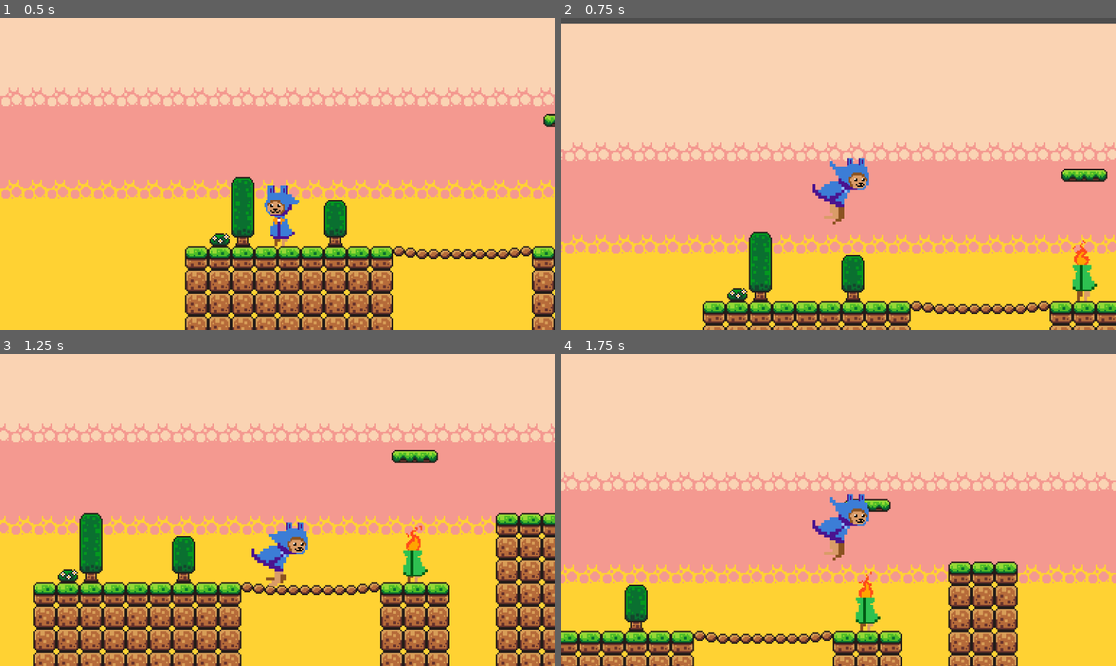
Above: before the commit, frames 1-4 (two rows, left to right).
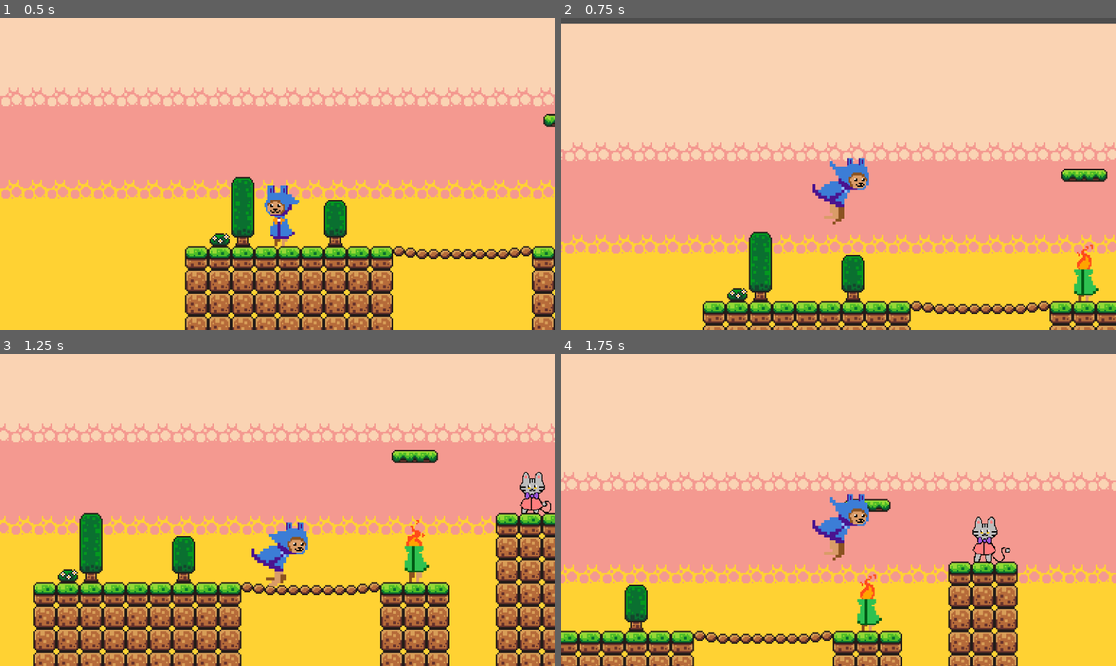
Above: after the commit, the same moments.

Repository: JamLynDul/build-for-the-unseen
Game: Godot game, scene res://scenes/game.tscn
Two runs of this game, one before a commit and one after it. Both use one fixed random seed, a clock stepped at 60 frames per second and the inputs below.
Inputs:
- Up to frame 1 (0.5 s): no input
- Up to frame 2 (0.75 s): tap Enter (ui_accept) at 0.5 s; hold Right (ui_right) from 0.53 s (still down)
- Up to frame 3 (1.25 s): keep holding Right (ui_right); tap Enter (ui_accept) at 0.77 s
- Up to frame 4 (1.75 s): keep holding Right (ui_right); tap Enter (ui_accept) at 1.52 s

Frame 1 is identical in both runs. In frame 2, 0.4% of the frame differs, in the area x 92-97%, y 71-91%; in frame 3, 0.8%, in the area x 72-100%, y 37-74%; in frame 4, 0.8%.

Commit message:
Friend pickups fix
Changed how the Friend pickup scene works.
(only keeping the "friend_one" node for the script it's attached to, to then be applied to differend AnimatedSprite2D nodes, each with their own spritesheet and collision box.)

Diff:
--- a/scenes/friend_one.tscn
+++ b/scenes/friend_one.tscn
@@ -1,67 +1,10 @@
 [gd_scene format=3 uid="uid://18c8ufuom74j"]
 
 [ext_resource type="Script" uid="uid://cad44ru028mux" path="res://scripts/friend_one.gd" id="1_juics"]
-[ext_resource type="Texture2D" uid="uid://cxum7rkliswt2" path="res://assets/torch_man_-_idle_V1.png" id="1_sbfkm"]
-
-[sub_resource type="AtlasTexture" id="AtlasTexture_juics"]
-atlas = ExtResource("1_sbfkm")
-region = Rect2(0, 0, 34, 44)
-
-[sub_resource type="AtlasTexture" id="AtlasTexture_drl6p"]
-atlas = ExtResource("1_sbfkm")
-region = Rect2(34, 0, 34, 44)
-
-[sub_resource type="AtlasTexture" id="AtlasTexture_l3k0g"]
-atlas = ExtResource("1_sbfkm")
-region = Rect2(68, 0, 34, 44)
-
-[sub_resource type="AtlasTexture" id="AtlasTexture_vlsr3"]
-atlas = ExtResource("1_sbfkm")
-region = Rect2(0, 44, 34, 44)
-
-[sub_resource type="AtlasTexture" id="AtlasTexture_rhlru"]
-atlas = ExtResource("1_sbfkm")
-region = Rect2(34, 44, 34, 44)
-
-[sub_resource type="SpriteFrames" id="SpriteFrames_d20sm"]
-animations = [{
-"frames": [{
-"duration": 1.0,
-"texture": SubResource("AtlasTexture_juics")
-}, {
-"duration": 1.0,
-"texture": SubResource("AtlasTexture_drl6p")
-}, {
-"duration": 1.0,
-"texture": SubResource("AtlasTexture_l3k0g")
-}, {
-"duration": 1.0,
-"texture": SubResource("AtlasTexture_vlsr3")
-}, {
-"duration": 1.0,
-"texture": SubResource("AtlasTexture_rhlru")
-}],
-"loop": true,
-"name": &"idle",
-"speed": 7.0
-}]
-
-[sub_resource type="RectangleShape2D" id="RectangleShape2D_bx7qm"]
-size = Vector2(17, 42)
 
 [node name="Friend One" type="Area2D" unique_id=191015253]
 z_index = 1
 collision_mask = 2
 script = ExtResource("1_juics")
 
-[node name="AnimatedSprite2D" type="AnimatedSprite2D" parent="." unique_id=333292411]
-sprite_frames = SubResource("SpriteFrames_d20sm")
-animation = &"idle"
-autoplay = "idle"
-frame_progress = 0.20423894
-
-[node name="CollisionShape2D" type="CollisionShape2D" parent="." unique_id=1270972689]
-position = Vector2(3.5, 1)
-shape = SubResource("RectangleShape2D_bx7qm")
-
 [connection signal="body_entered" from="." to="." method="_on_body_entered"]
--- a/scenes/game.tscn
+++ b/scenes/game.tscn
@@ -5,10 +5,118 @@
 [ext_resource type="PackedScene" uid="uid://rixv3qtwjv8k" path="res://scenes/kill_zone.tscn" id="3_lnu2h"]
 [ext_resource type="PackedScene" uid="uid://ec0q0jf35r5c" path="res://scenes/platform.tscn" id="4_iywne"]
 [ext_resource type="PackedScene" uid="uid://18c8ufuom74j" path="res://scenes/friend_one.tscn" id="4_lbhrr"]
+[ext_resource type="Texture2D" uid="uid://cxum7rkliswt2" path="res://assets/torch_man_-_idle_V1.png" id="4_p57ef"]
+[ext_resource type="Texture2D" uid="uid://dpi2c1ks6x33h" path="res://assets/Tom_Cat_-_Idle_V1.png" id="5_u5sy4"]
 
 [sub_resource type="WorldBoundaryShape2D" id="WorldBoundaryShape2D_lbhrr"]
 normal = Vector2(0, 1)
 distance = 1.0
+
+[sub_resource type="AtlasTexture" id="AtlasTexture_u5sy4"]
+atlas = ExtResource("4_p57ef")
+region = Rect2(0, 0, 34, 44)
+
+[sub_resource type="AtlasTexture" id="AtlasTexture_gee14"]
+atlas = ExtResource("4_p57ef")
+region = Rect2(34, 0, 34, 44)
+
+[sub_resource type="AtlasTexture" id="AtlasTexture_0tnpc"]
+atlas = ExtResource("4_p57ef")
+region = Rect2(68, 0, 34, 44)
+
+[sub_resource type="AtlasTexture" id="AtlasTexture_vtaks"]
+atlas = ExtResource("4_p57ef")
+region = Rect2(0, 44, 34, 44)
+
+[sub_resource type="AtlasTexture" id="AtlasTexture_kvpfn"]
+atlas = ExtResource("4_p57ef")
+region = Rect2(34, 44, 34, 44)
+
+[sub_resource type="SpriteFrames" id="SpriteFrames_dinhu"]
+animations = [{
+"frames": [{
+"duration": 1.0,
+"texture": SubResource("AtlasTexture_u5sy4")
+}, {
+"duration": 1.0,
+"texture": SubResource("AtlasTexture_gee14")
+}, {
+"duration": 1.0,
+"texture": SubResource("AtlasTexture_0tnpc")
+}, {
+"duration": 1.0,
+"texture": SubResource("AtlasTexture_vtaks")
+}, {
+"duration": 1.0,
+"texture": SubResource("AtlasTexture_kvpfn")
+}],
+"loop": true,
+"name": &"default",
+"speed": 5.0
+}]
+
+[sub_resource type="RectangleShape2D" id="RectangleShape2D_kvuet"]
+size = Vector2(18, 42)
+
+[sub_resource type="AtlasTexture" id="AtlasTexture_dinhu"]
+atlas = ExtResource("5_u5sy4")
+region = Rect2(0, 0, 64, 64)
+
+[sub_resource type="AtlasTexture" id="AtlasTexture_kvuet"]
+atlas = ExtResource("5_u5sy4")
+region = Rect2(64, 0, 64, 64)
+
+[sub_resource type="AtlasTexture" id="AtlasTexture_trtic"]
+atlas = ExtResource("5_u5sy4")
+region = Rect2(128, 0, 64, 64)
+
+[sub_resource type="AtlasTexture" id="AtlasTexture_ir15t"]
+atlas = ExtResource("5_u5sy4")
+region = Rect2(0, 64, 64, 64)
+
+[sub_resource type="AtlasTexture" id="AtlasTexture_ca42v"]
+atlas = ExtResource("5_u5sy4")
+region = Rect2(64, 64, 64, 64)
+
+[sub_resource type="AtlasTexture" id="AtlasTexture_rysoc"]
+atlas = ExtResource("5_u5sy4")
+region = Rect2(128, 64, 64, 64)
+
+[sub_resource type="AtlasTexture" id="AtlasTexture_ssvqc"]
+atlas = ExtResource("5_u5sy4")
+region = Rect2(0, 128, 64, 64)
+
+[sub_resource type="SpriteFrames" id="SpriteFrames_264po"]
+animations = [{
+"frames": [{
+"duration": 1.0,
+"texture": SubResource("AtlasTexture_dinhu")
+}, {
+"duration": 1.0,
+"texture": SubResource("AtlasTexture_kvuet")
+}, {
+"duration": 1.0,
+"texture": SubResource("AtlasTexture_trtic")
+}, {
+"duration": 1.0,
+"texture": SubResource("AtlasTexture_ir15t")
+}, {
+"duration": 1.0,
+"texture": SubResource("AtlasTexture_ca42v")
+}, {
+"duration": 1.0,
+"texture": SubResource("AtlasTexture_rysoc")
+}, {
+"duration": 1.0,
+"texture": SubResource("AtlasTexture_ssvqc")
+}],
+"loop": true,
+"name": &"idle",
+"speed": 8.0
+}]
+
+[sub_resource type="RectangleShape2D" id="RectangleShape2D_1kice"]
+size = Vector2(17, 31)
 
 [sub_resource type="TileSetAtlasSource" id="TileSetAtlasSource_lnu2h"]
 texture = ExtResource("1_yqjtg")
@@ -333,6 +441,34 @@
 rotation = 3.1415927
 shape = SubResource("WorldBoundaryShape2D_lbhrr")
 
+[node name="Friends" type="Node" parent="." unique_id=452963680]
+
+[node name="Friend One" parent="Friends" unique_id=191015253 instance=ExtResource("4_lbhrr")]
+position = Vector2(160, -5)
+
+[node name="AnimatedSprite2D" type="AnimatedSprite2D" parent="Friends/Friend One" unique_id=1094696697]
+position = Vector2(38, 15)
+sprite_frames = SubResource("SpriteFrames_dinhu")
+autoplay = "default"
+
+[node name="CollisionShape2D" type="CollisionShape2D" parent="Friends/Friend One" unique_id=1073404964]
+position = Vector2(41, 16)
+shape = SubResource("RectangleShape2D_kvuet")
+
+[node name="Friend One2" parent="Friends" unique_id=1070344453 instance=ExtResource("4_lbhrr")]
+
+[node name="AnimatedSprite2D" type="AnimatedSprite2D" parent="Friends/Friend One2" unique_id=643146374]
+position = Vector2(281, -30.999998)
+scale = Vector2(0.5546876, 0.5546876)
+sprite_frames = SubResource("SpriteFrames_264po")
+animation = &"idle"
+autoplay = "idle"
+frame_progress = 0.40418354
+
+[node name="CollisionShape2D" type="CollisionShape2D" parent="Friends/Friend One2" unique_id=941476222]
+position = Vector2(281.5, -31.5)
+shape = SubResource("RectangleShape2D_1kice")
+
 [node name="Platforms" type="Node" parent="." unique_id=344273886]
 
 [node name="AnimatableBody2D" parent="Platforms" unique_id=606312952 instance=ExtResource("4_iywne")]
@@ -349,7 +485,4 @@
 tile_map_data = PackedByteArray("AAD6/wAAAAABAA0AAAD6/wEAAAABAA0AAAD7/wEAAAABAA0AAAD8/wEAAAABAA0AAAD9/wEAAAABAA0AAAD4// …(13488 unchanged characters)…
 tile_set = SubResource("TileSet_iywne")
 
-[node name="Friend One" parent="." unique_id=191015253 instance=ExtResource("4_lbhrr")]
-position = Vector2(197, 10)
-
 [connection signal="body_entered" from="kill_zone" to="Player" method="_on_kill_zone_body_entered"]
